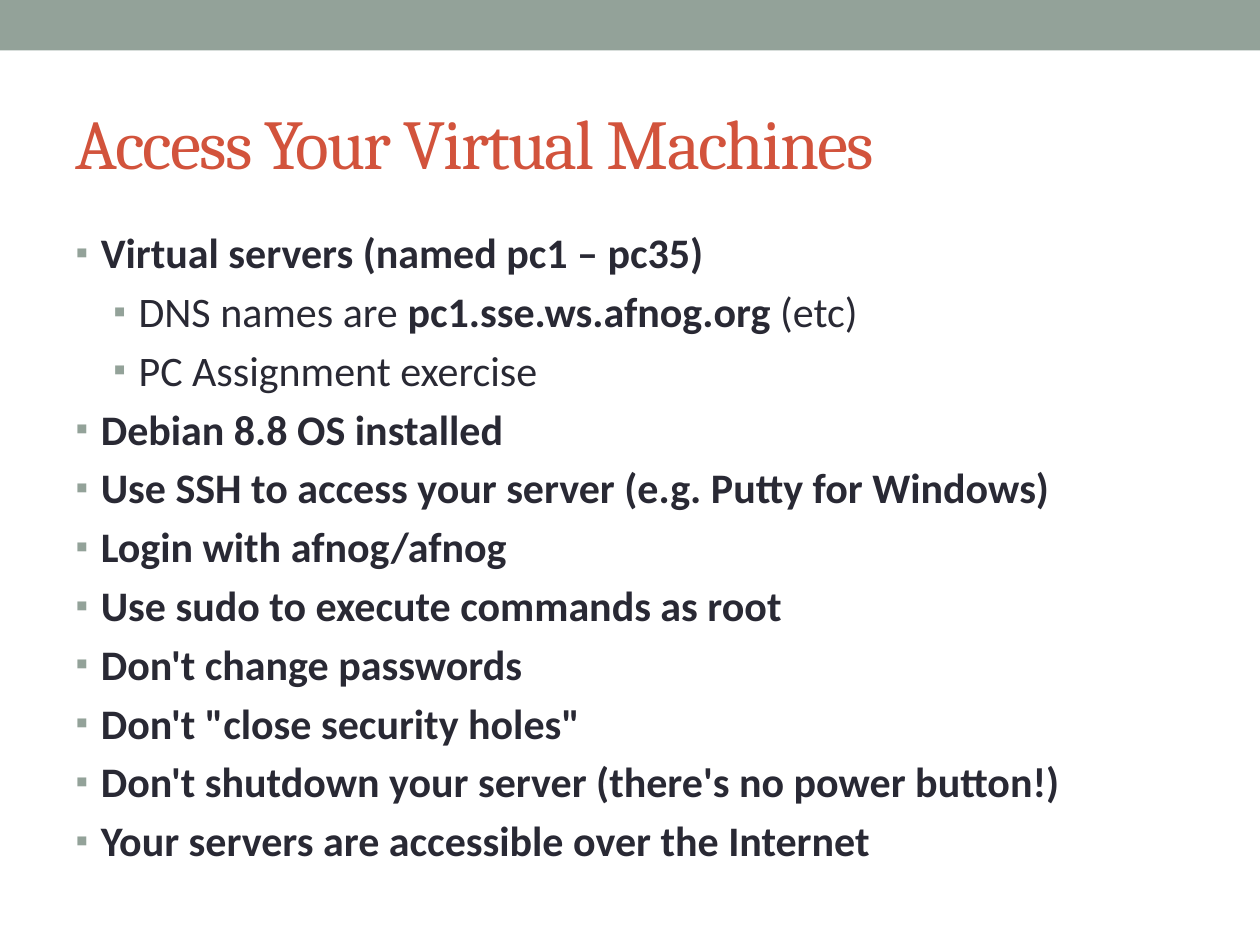
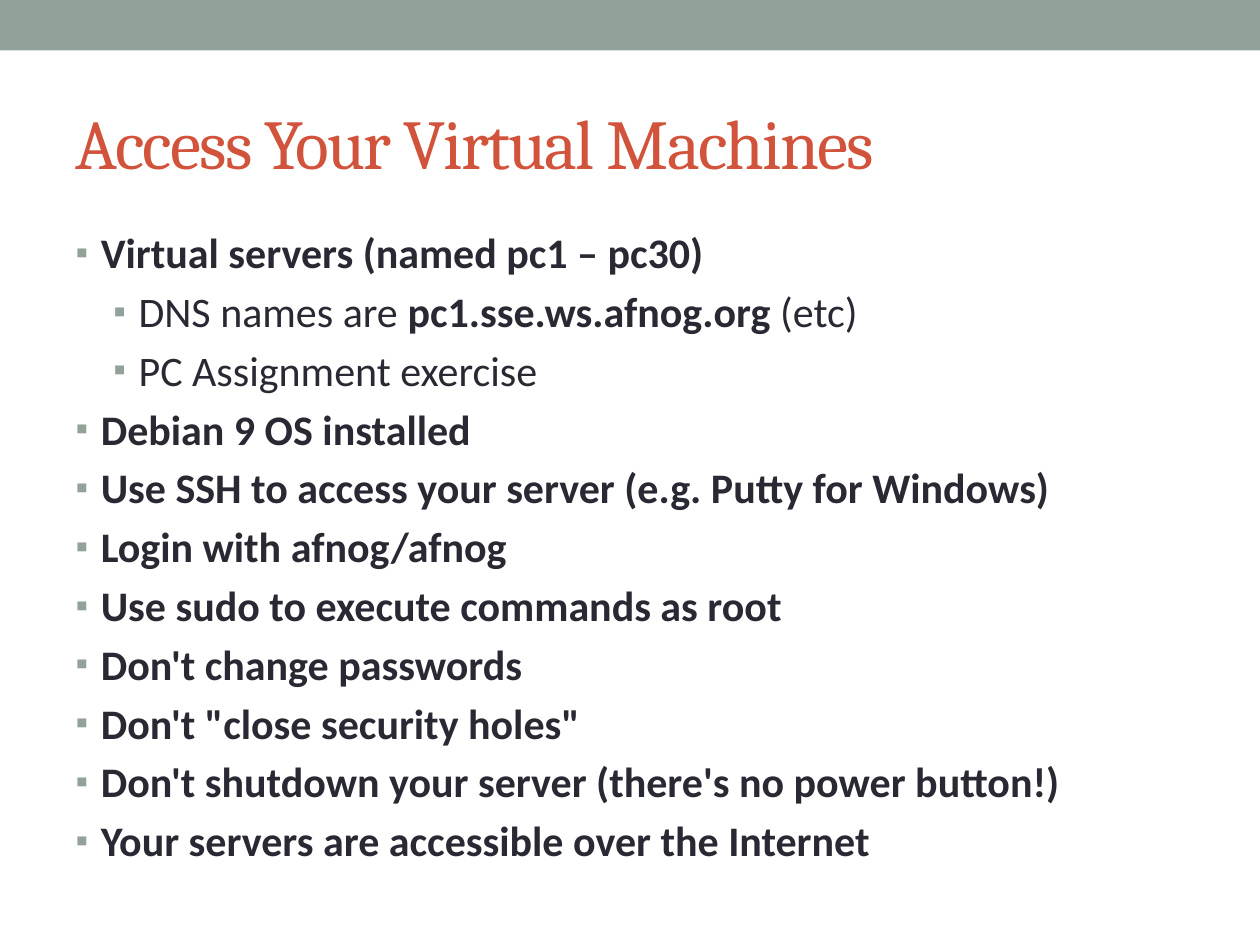
Before and after one commit to afnog/sse, a slide deck: slide 9 of intro/IntroPresentation.pptx. Drawn at 1260x945 pixels with LibreOffice and Linux fonts; fonts in the diff are those of the drawing. Boxes give left, top, right and bottom in pixels: in the first picture for what was removed or moved away, otherwise in the second. Text is boxed around its words. In the diff, an @@ line names an element or a change of style, - is before the commit and + after.

```diff
--- a/intro/IntroPresentation.pptx
+++ b/intro/IntroPresentation.pptx
@@ text at [101, 237, 704, 275]: text changed @@
-▪ Virtual servers (named pc1 – pc35)
+▪ Virtual servers (named pc1 – pc30)
@@ text at [101, 415, 470, 446]: text changed @@
-▪ Debian 8.8 OS installed
+▪ Debian 9 OS installed
```
Also in this commit, not shown: 4 other slides changed.
